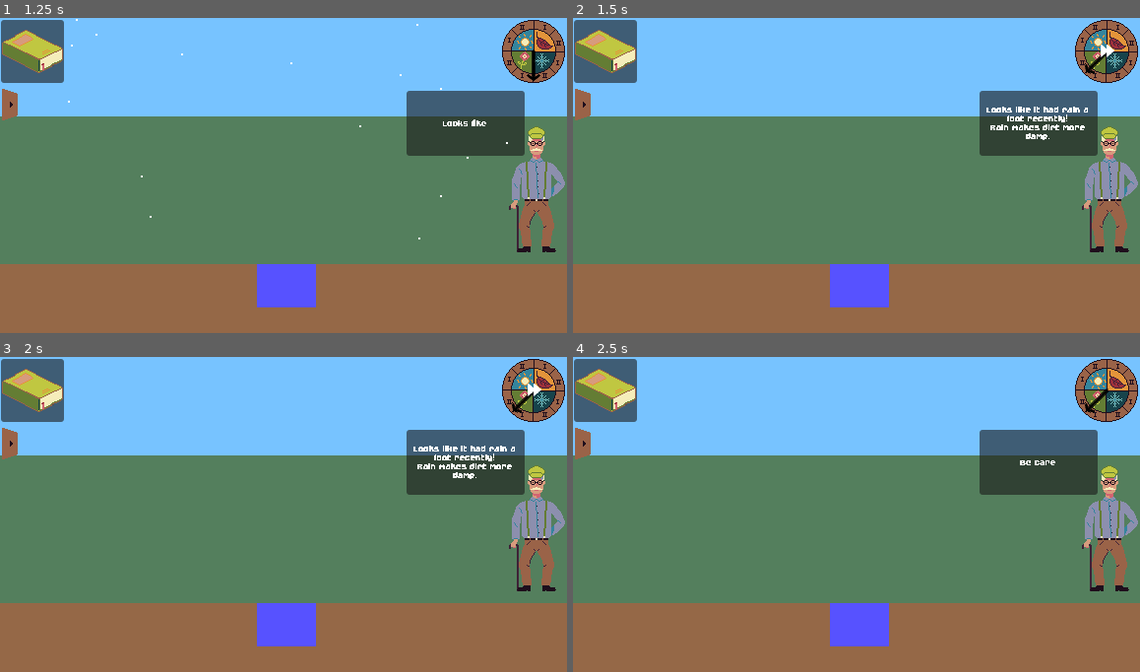
Above: before the commit, frames 1-4 (two rows, left to right).
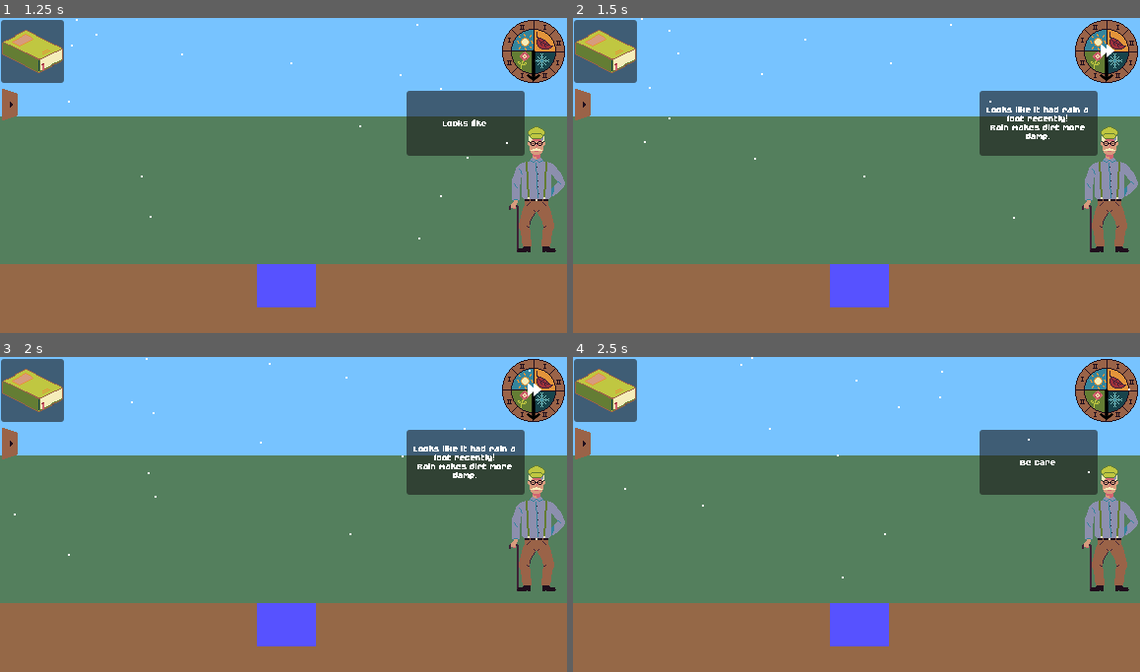
Above: after the commit, the same moments.

Repository: JustAlternate/Regenerative_Game_Jam
Game: Godot game, scene res://Scenes/menu.tscn
Same seed, same stepped clock (60 frames per second), same inputs: the game is played once before the commit and once after it. The engine's default icon, where the game draws it, is replaced by a stand-in: a white triangle on a blue panel in a dark square.
Inputs (mouse positions are in pixels of both pictures, inside the frame that each line leads up to):
- Up to frame 1 (1.25 s): click "Play" at 0.5 s
- Up to frame 2 (1.5 s): click (1105, 49) at 1.25 s
- Up to frame 3 (2 s): no input
- Up to frame 4 (2.5 s): click "Play" at 2 s

Frame 1 is identical in both runs. In frame 2, 0.2% of the frame differs, in the area x 11-96%, y 0-64%; in frame 3, 0.2%; in frame 4, 0.2%, in the area x 9-99%, y 0-71%.

Commit message:
clock unable to advance whene grandpa talking

Diff:
--- a/Scripts/Clock.gd
+++ b/Scripts/Clock.gd
@@ -30,4 +30,5 @@
 
 
 func _on_texture_button_pressed():
-	increase_phase()
+	if GlobalVariables.game_state == "playing":
+		increase_phase()
